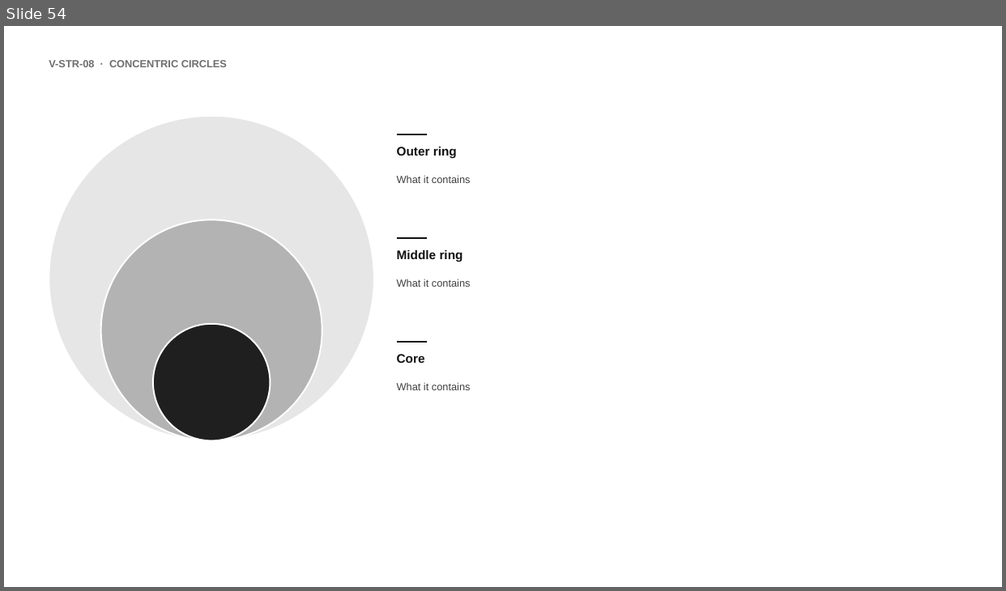
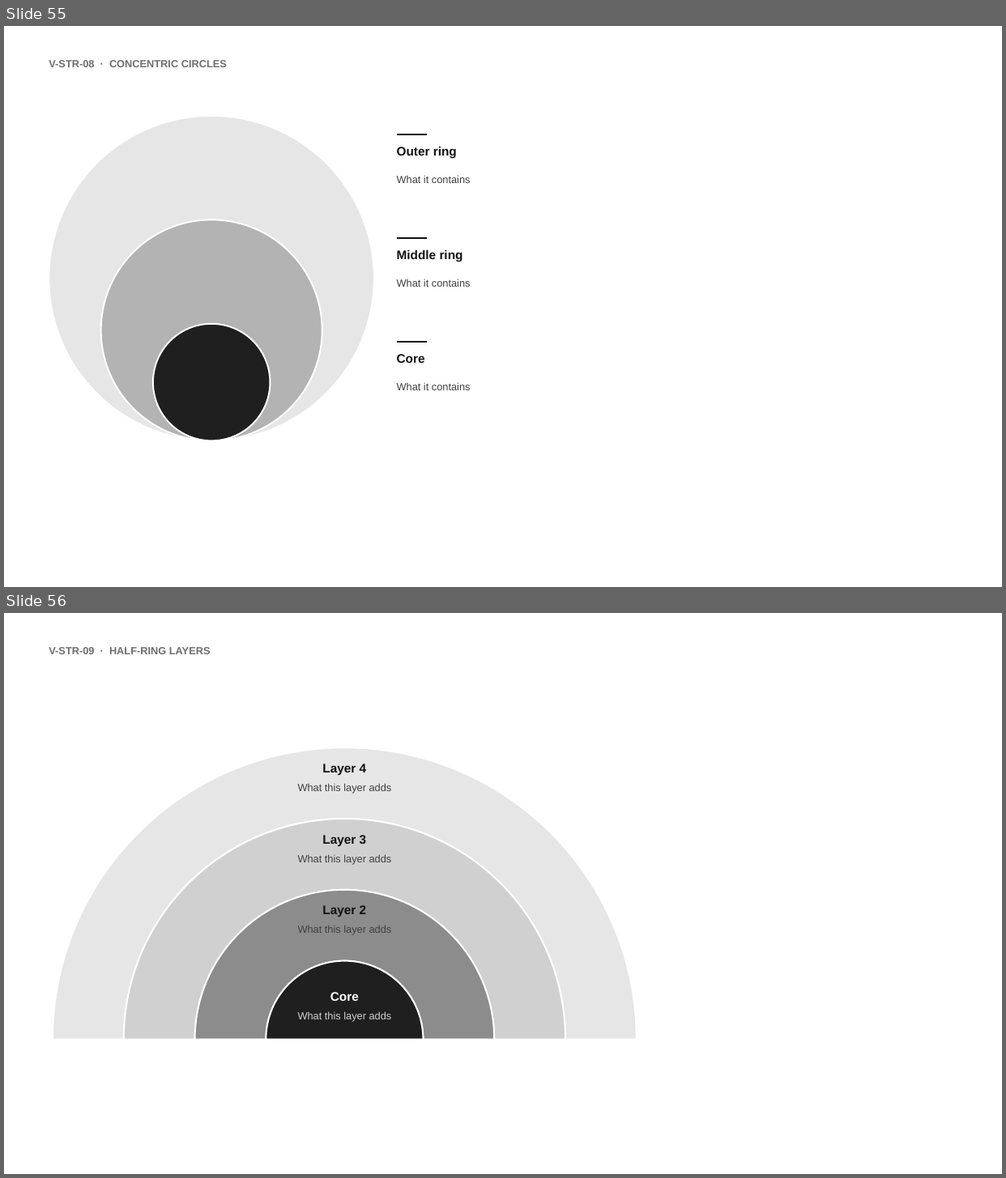
Before and after one commit to MaximeRumpler/Make_Clean_PPTX, a slide deck: skills/make-clean-pptx/assets/visuals.pptx. Shown one above the other, each under a label of ours: slide 54 before the commit, slides 55 and 56 after it. The pictures are 1006x591 and 1006x1178 pixels, drawn with LibreOffice and Linux fonts; fonts in the diff are those of the drawing. Boxes give left, top, right and bottom in pixels: in the first picture for what was removed or moved away, otherwise in the second. Text is boxed around its words. In the diff, an @@ line names an element or a change of style, - is before the commit and + after.

```diff
--- a/skills/make-clean-pptx/assets/visuals.pptx
+++ b/skills/make-clean-pptx/assets/visuals.pptx
@@ slide 56 added at (4, 613, 1002, 1174), background #FFFFFF @@
@@ text added at (49, 647, 211, 654), 10 pt, text #6E6E6E, bold @@
+V-STR-09 · HALF-RING LAYERS
@@ group added at (53, 747, 637, 1040): 8 texts, 4 freeform shapes @@
+Core
+What this layer adds
+Layer 2
+What this layer adds
+Layer 3
+What this layer adds
+Layer 4
+What this layer adds
@@ what was slide 54 is now slide 55 @@
```
Also in this commit, not shown: 7 other slides added, 29 other files.
